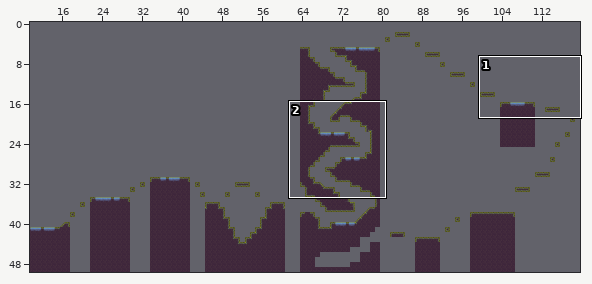
Tiled map: game/assets/maps/Map4/Platform.tmx. The first picture is a wide view before the edit; the outline marks the close-up.
Close-up. Before:
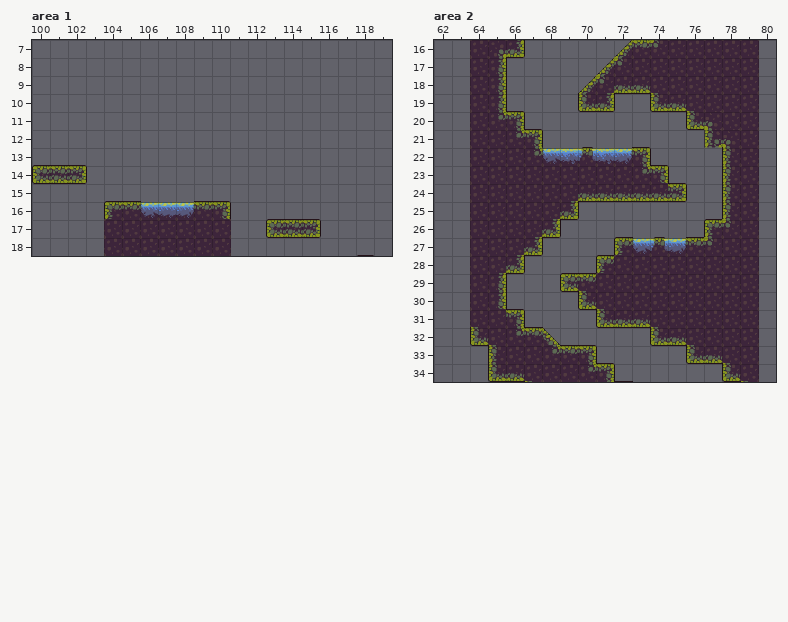
Cells are 32x32 px. Shown: area 1 x 100..119, y 7..18; area 2 x 62..80, y 16..34. The commit also changed other parts of the map, which this record leaves out.
After the commit:
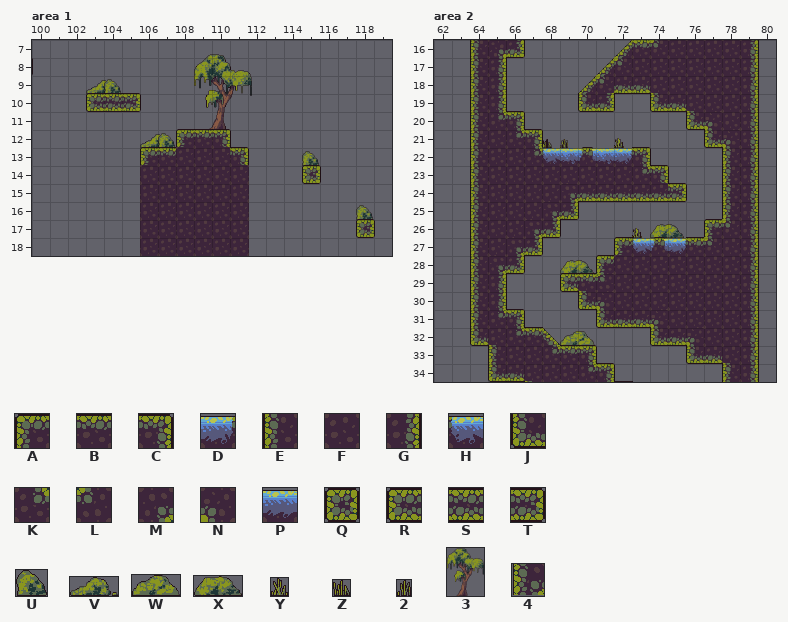
Key: from "Tileset": A 0, B 1, C 2, D 7, E 11, F 12, G 13, H 21, J 22, K 26, L 26 turned 270, M 26 turned 90, N 28 turned 270, P 33, Q 34, R 35, S 36, T 37; from "imaggini": U 70 "6", V 71 "7", W 72 "8", X 73 "9", Y 77 "1", Z 78 "2", 2 79 "3", 3 112 "1"; from "spritesheet": 4 31 turned 90.
_ is an empty cell, . an unchanged one.
Tiles of an added or newly shown layer are drawn over the layers below it.
From old to new:
--- layer "Beckground" (added), area 1
@@ x 103..104 @@
- 9 __
+ 9 VU
@@ x 106..115 @@
-11 ..._......
-12 __........
-13 ........._
+11 ...3......
+12 VU........
+13 .........U
@@ x 118..118 @@
-16 _
+16 U
--- layer "Platform", area 1
@@ x 103..105 @@
-10 ___
+10 RST
@@ x 100..118 @@
-12 ........___........
-13 ......______.......
-14 RST...______..._...
-15 ......______.......
-16 ....ABHPDBC_.......
-17 ....FF....._.RST.._
-18 ....FF....._.......
+12 ........ABC........
+13 ......ABFFFC.......
+14 ___...FFFFFF...Q...
+15 ......FFFFFF.......
+16 ....__FFFFFF.......
+17 ....__.....F.___..Q
+18 ....__.....F.......
--- layer "Beckground" (added), area 2
@@ x 68..72 @@
-21 __.._
+21 Z2..Y
@@ x 73..74 @@
-26 __
+26 YX
@@ x 69..69 @@
-28 _
+28 X
@@ x 69..69 @@
-32 _
+32 W
--- layer "Platform", area 2
@@ x 64..79 @@
-16 F..............F
-17 F..............F
-18 F..............F
-19 F..............F
-20 F..............F
-21 F............4.F
-22 F..............F
-23 F..............F
-24 F....F.........F
-25 F...F..........F
-26 F..F...........F
-27 F.F............F
-28 FF.............F
-29 F......F.......F
-30 F......F.......F
-31 FF........F....F
-32 ............F..F
-33 ...............F
-34 ..............JF
+16 E..............G
+17 E..............G
+18 E..............G
+19 E..............G
+20 E..............G
+21 E............J.G
+22 E..............G
+23 E..............G
+24 E....M.........G
+25 E...M..........G
+26 E..M...........G
+27 E.M............G
+28 EM.............G
+29 E......L.......G
+30 E......N.......G
+31 EK........N....G
+32 ............N..G
+33 ...............G
+34 ..............EG
